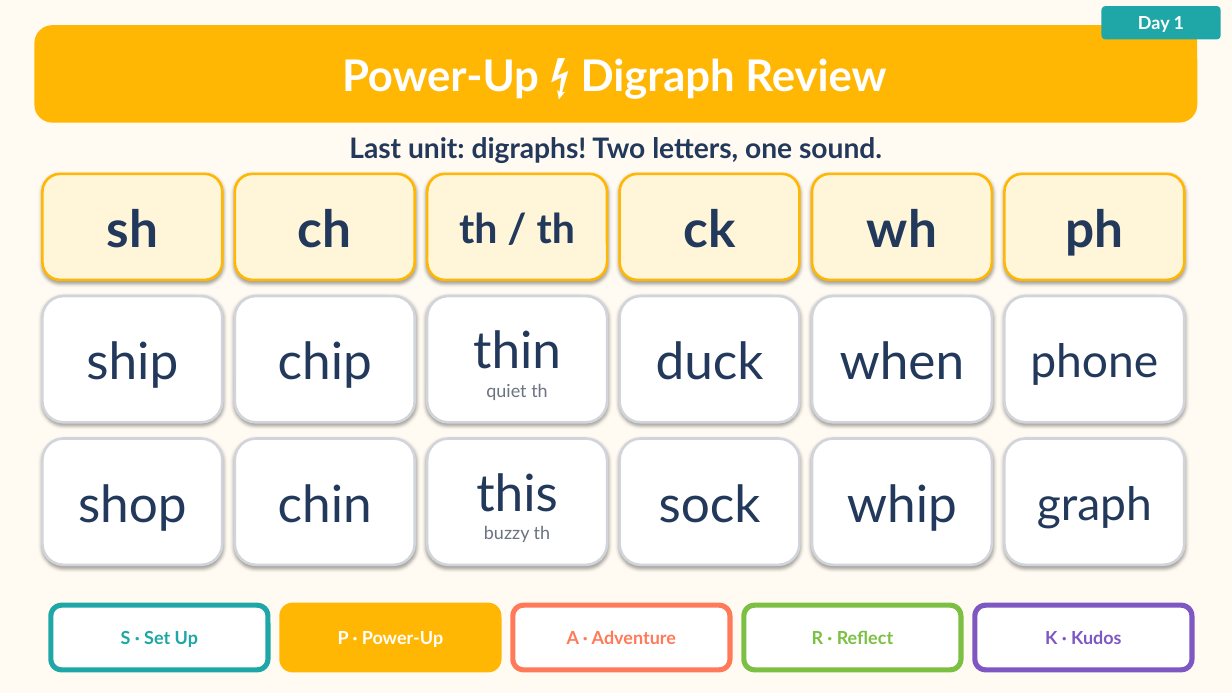
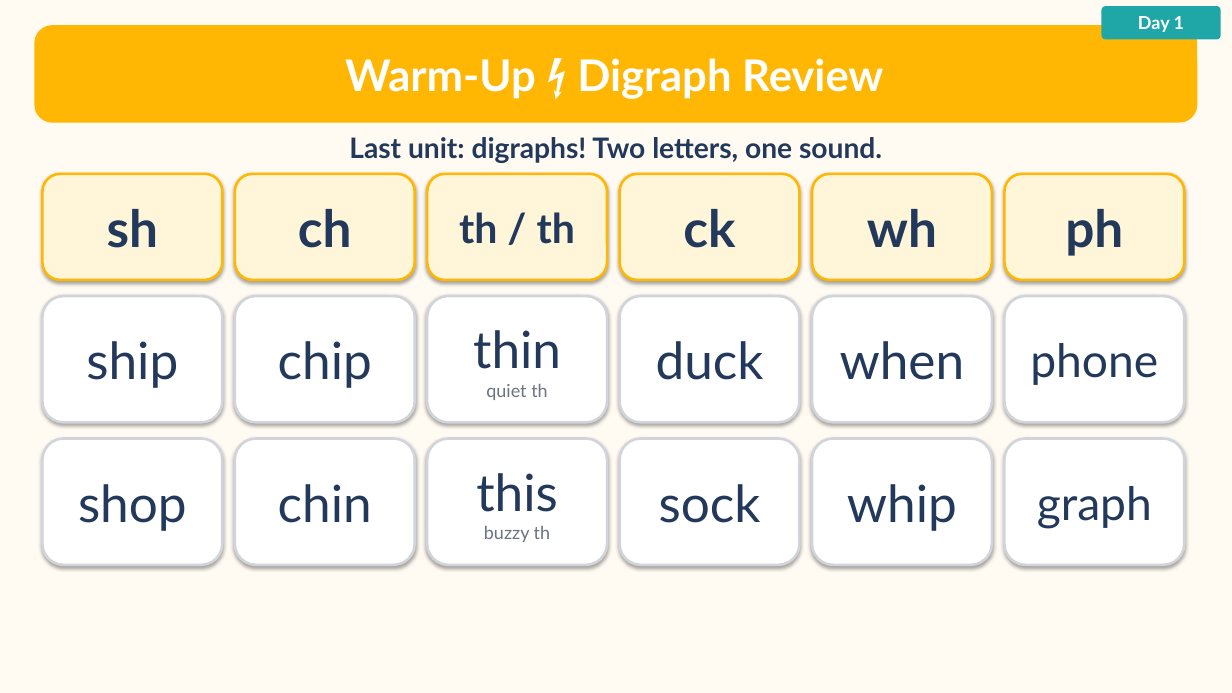
Before and after one commit to Silkwormx/island-readers, a slide deck: slide 5 of teachers/ng/Lesson3.1_ng_Slide_Presentation.pptx (slide 6 before the commit). Drawn at 1232x693 pixels with LibreOffice and Linux fonts; fonts in the diff are those of the drawing. Boxes give left, top, right and bottom in pixels: in the first picture for what was removed or moved away, otherwise in the second. Text is boxed around its words. In the diff, an @@ line names an element or a change of style, - is before the commit and + after.

```diff
--- a/teachers/ng/Lesson3.1_ng_Slide_Presentation.pptx
+++ b/teachers/ng/Lesson3.1_ng_Slide_Presentation.pptx
@@ text at (345, 58, 883, 99): text changed @@
-Power-Up ⚡ Digraph Review
+Warm-Up ⚡ Digraph Review
@@ rounded rectangle removed at (51, 605, 268, 670) @@
@@ rounded rectangle removed at (282, 605, 499, 670) @@
@@ rounded rectangle removed at (513, 605, 730, 670) @@
@@ rounded rectangle removed at (744, 605, 961, 670) @@
@@ rounded rectangle removed at (975, 605, 1192, 670) @@
@@ text removed at (121, 631, 198, 647) @@
-S · Set Up
@@ text removed at (338, 631, 443, 647) @@
-P · Power-Up
@@ text removed at (567, 630, 676, 644) @@
-A · Adventure
@@ text removed at (812, 630, 893, 644) @@
-R · Reflect
@@ text removed at (1045, 630, 1121, 644) @@
-K · Kudos
```
Also in this commit, not shown: 46 other slides changed, 5 slides added, 21 slides removed, 19 other files.
